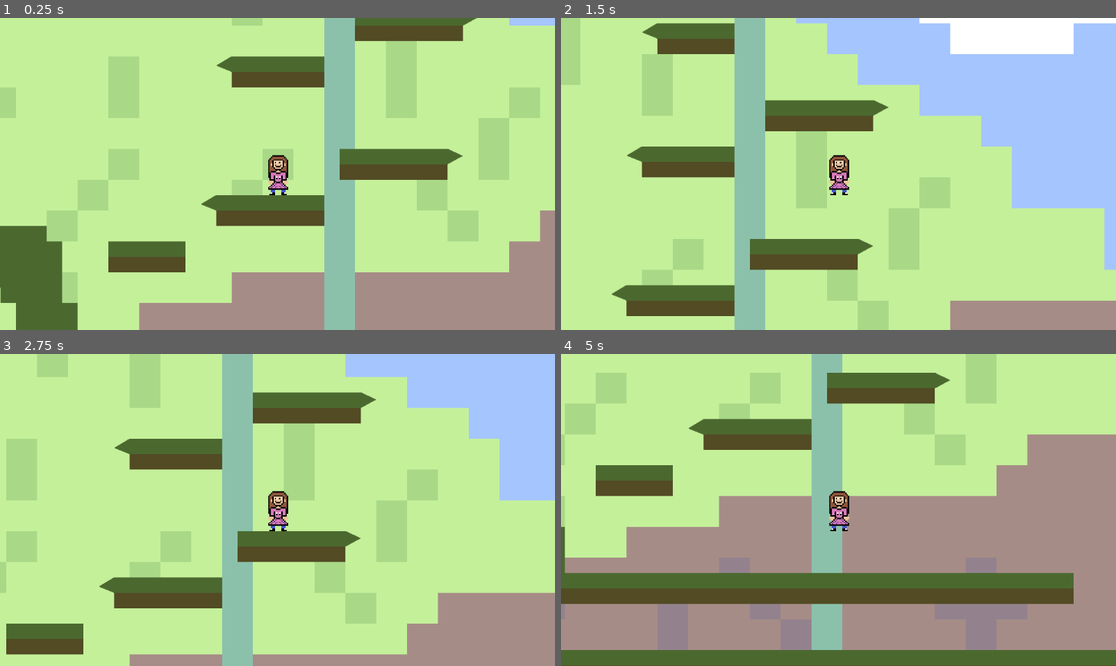
Above: before the commit, frames 1-4 (two rows, left to right).
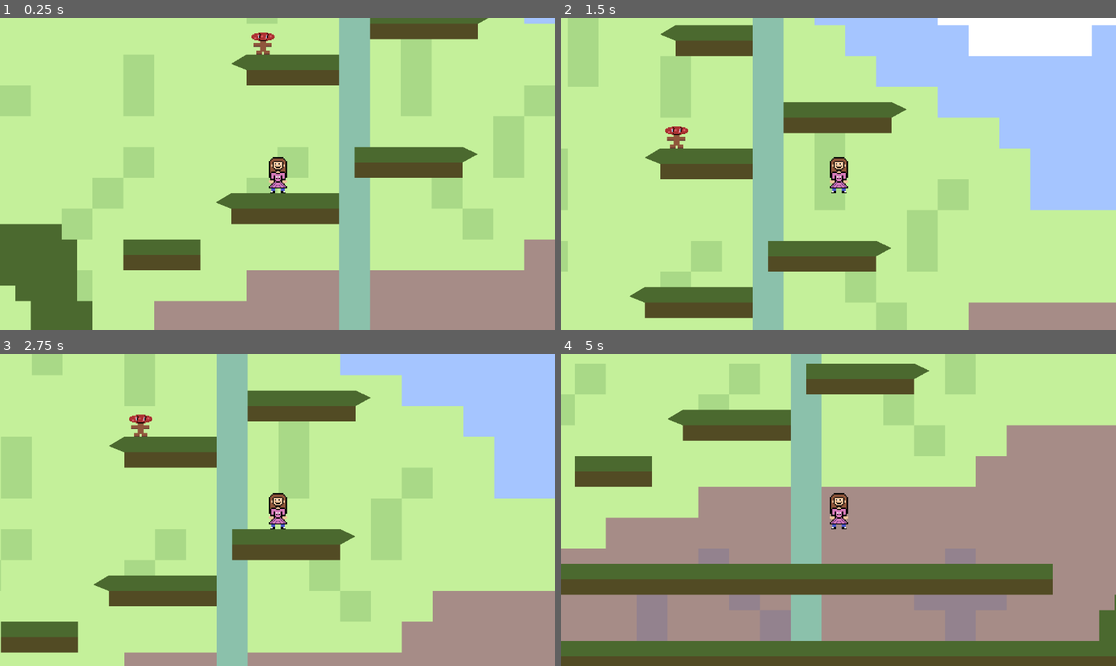
Above: after the commit, the same moments.

Repository: Norgg/rootsploration
Game: Godot game, scene res://game.tscn
Two runs of this game, one before a commit and one after it. Both use one fixed random seed, a clock stepped at 60 frames per second and the inputs below.
Inputs:
- Up to frame 1 (0.25 s): no input
- Up to frame 2 (1.5 s): tap Enter at 0.5 s; hold D (right) 0.53-1.28 s; tap Space (jump) at 0.6, 0.77, 1.07, 1.35 s; hold A (left) from 1.28 s (still down)
- Up to frame 3 (2.75 s): tap Space (jump) at 1.52, 1.82, 2.1 s; release A (left) at 2.03 s; hold D (right) from 2.03 s (still down)
- Up to frame 4 (5 s): tap Space (jump) at 2.85, 3.02, 3.32, 3.6, 3.77, 4.07, 4.35, 4.52, 4.82 s; release D (right) at 3.53 s; hold A (left) from 3.53 s (still down)

The runs differ from the first frame. In frame 1, 19% of the frame differs, in the area x 0-100%, y 0-100%; in frame 2, 22%; in frame 3, 9.1%; in frame 4, 35%.

Commit message:
Shroomies make you respawn, rework controls

Diff:
--- a/game.tscn
+++ b/game.tscn
@@ -1,29 +1,36 @@
-[gd_scene load_steps=7 format=3 uid="uid://dtjhwtj1ke54d"]
+[gd_scene load_steps=10 format=3 uid="uid://dtjhwtj1ke54d"]
 
 [ext_resource type="Texture2D" uid="uid://fen82odamhey" path="res://images/player_holly(girl).png" id="1_v4irv"]
 [ext_resource type="Script" path="res://scripts/Player.gd" id="2_67we3"]
 [ext_resource type="Texture2D" uid="uid://dtf6j5tb4wk28" path="res://images/backround.png" id="3_6ngum"]
 [ext_resource type="TileSet" uid="uid://dl05s284vy5pt" path="res://tile_set.tres" id="4_myshu"]
+[ext_resource type="Texture2D" uid="uid://bpn64enrqvmrr" path="res://images/door.png" id="5_r23g5"]
+[ext_resource type="Texture2D" uid="uid://b5ssos7id88yo" path="res://images/shroomies.png" id="6_p7ia2"]
 
 [sub_resource type="PhysicsMaterial" id="PhysicsMaterial_uinix"]
 friction = 0.0
 
 [sub_resource type="CapsuleShape2D" id="CapsuleShape2D_7h2pm"]
-radius = 20.5
-height = 77.0
+radius = 18.5
+height = 69.0
+
+[sub_resource type="CircleShape2D" id="CircleShape2D_6ibu3"]
+radius = 21.0
 
 [node name="Node2D" type="Node2D"]
 
 [node name="PlayerHolly(girl)" type="RigidBody2D" parent="."]
-position = Vector2(-33, 878)
+position = Vector2(-64, 880)
 physics_material_override = SubResource("PhysicsMaterial_uinix")
+max_contacts_reported = 10
+contact_monitor = true
 can_sleep = false
 lock_rotation = true
 script = ExtResource("2_67we3")
 
 [node name="Sprite" type="Sprite2D" parent="PlayerHolly(girl)"]
 texture_filter = 1
-scale = Vector2(2.75, 2.75)
+scale = Vector2(2.5, 2.5)
 texture = ExtResource("1_v4irv")
 
 [node name="CollisionShape2D" type="CollisionShape2D" parent="PlayerHolly(girl)"]
@@ -44,4 +51,22 @@
 tile_set = ExtResource("4_myshu")
 cell_quadrant_size = 32
 format = 2
-layer_0/tile_data = PackedInt32Array(2949083, 3, 0, 3014619, …(19309 unchanged characters)… 0, -851958, 3, 0, -917477, 131075, 0, -1245157, 131075, 0, -1310693, 131075, 0, -1376229, 131075, 0, -1441765, 131075, 0, -1507301, 131075, 0, -1572837, 131075, 0, -1572836, 131075, 0, -1507300, 131075, 0, -1441764, 131075, 0, -1376228, 131075, 0, -1310692, 131075, 0, -1245156, 131075, 0, -1179620, 131075, 0, -1114084, 131075, 0, -1048548, 131075, 0, -98301 …(5241 unchanged characters)…
+layer_0/tile_data = PackedInt32Array(2949083, 3, 0, 3014619, …(19309 unchanged characters)… 0, -851958, 3, 0, -917477, 131075, 0, -1310693, 131075, 0, -1376229, 131075, 0, -1441765, 131075, 0, -1507301, 131075, 0, -1572837, 131075, 0, -1572836, 131075, 0, -1507300, 131075, 0, -1441764, 131075, 0, -1376228, 131075, 0, -1310692, 131075, 0, -1048548, 131075, 0, -98301 …(5241 unchanged characters)…
+
+[node name="Door" type="Sprite2D" parent="."]
+position = Vector2(928, -560)
+scale = Vector2(1.5, 1.5)
+texture = ExtResource("5_r23g5")
+offset = Vector2(-16, 0)
+
+[node name="Shroomies" type="RigidBody2D" parent="."]
+position = Vector2(-96, 608)
+freeze = true
+
+[node name="Sprite" type="Sprite2D" parent="Shroomies"]
+scale = Vector2(2, 2)
+texture = ExtResource("6_p7ia2")
+
+[node name="CollisionShape2D" type="CollisionShape2D" parent="Shroomies"]
+position = Vector2(2, 9)
+shape = SubResource("CircleShape2D_6ibu3")
--- a/project.godot
+++ b/project.godot
@@ -65,9 +65,10 @@
 
 common/physics_ticks_per_second=100
 common/max_physics_steps_per_frame=20
-2d/default_gravity=2000.0
+2d/default_gravity=1500.0
 
 [rendering]
 
 renderer/rendering_method="mobile"
 environment/defaults/default_clear_color=Color(1, 1, 1, 1)
+textures/canvas_textures/default_texture_filter=0
--- a/scripts/Player.gd
+++ b/scripts/Player.gd
@@ -2,13 +2,42 @@
 
 const move_acc := 3000
 const max_speed := 400
-const jump_impulse := 1000
+const jump_impulse := 800
 var grounded := 0.0
 const air_control := 0.5
 
+var respawn = false
+var start_pos: Vector2
+
 # Called when the node enters the scene tree for the first time.
 func _ready():
-    pass # Replace with function body.
+    start_pos = position
+    connect('body_entered', collided)
+
+
+func collided(body: Node):
+    print('Bumped with: ', body.name)
+    if body.name.begins_with('Shroomies'):
+        respawn = true
+
+
+func _integrate_forces(state: PhysicsDirectBodyState2D):
+    if respawn:
+        state.transform.origin = start_pos
+        state.linear_velocity = Vector2()
+        state.angular_velocity = 0
+        respawn = false
+
+    var move_dir = Vector2()
+    if Input.is_action_pressed('right'):
+        move_dir.x += 1
+    elif Input.is_action_pressed('left'):
+        move_dir.x -= 1
+
+    if grounded:
+        state.linear_velocity.x = lerp(state.linear_velocity.x, move_dir.x * max_speed, 0.5)
+    else:
+        state.linear_velocity.x = lerp(state.linear_velocity.x, move_dir.x * max_speed, 0.02)
 
 
 func check_grounded():
@@ -22,37 +51,38 @@
         if result:
             grounded = 0.1
 
+
 # Called every frame. 'delta' is the elapsed time since the previous frame.
 func _process(delta):
 
     check_grounded()
     grounded = max(grounded - delta, 0)
 
-    var move_dir = Vector2()
-    if Input.is_action_pressed('right'):
-        move_dir.x += 1
-    elif Input.is_action_pressed('left'):
-        move_dir.x -= 1
+    # var move_dir = Vector2()
+    # if Input.is_action_pressed('right'):
+    #     move_dir.x += 1
+    # elif Input.is_action_pressed('left'):
+    #     move_dir.x -= 1
 
-    if move_dir.length() < 0.001 and grounded > 0:
-        physics_material_override.friction = 5
-        linear_damp = 1
-    else:
-        linear_damp = 0
-        physics_material_override.friction = 0
+    # if move_dir.length() < 0.001 and grounded > 0:
+    #     physics_material_override.friction = 5
+    #     linear_damp = 1
+    # else:
+    #     linear_damp = 0
+    #     physics_material_override.friction = 0
 
-    var impulse = move_dir * move_acc * delta * mass
+    # var impulse = move_dir * move_acc * delta * mass
 
-    if linear_velocity.length() > max_speed:
-        if sign(impulse.x) == sign(linear_velocity.x):
-            impulse.x = 0
-        if sign(impulse.y) == sign(linear_velocity.y):
-            impulse.y = 0
+    # if linear_velocity.length() > max_speed:
+    #     if sign(impulse.x) == sign(linear_velocity.x):
+    #         impulse.x = 0
+    #     if sign(impulse.y) == sign(linear_velocity.y):
+    #         impulse.y = 0
 
-    if !grounded:
-        impulse *= air_control
+    # if !grounded:
+    #     impulse *= air_control
 
-    apply_central_impulse(impulse)
+    # apply_central_impulse(impulse)
 
     if Input.is_action_just_pressed('jump') and grounded > 0:
         apply_central_impulse(Vector2(0, -jump_impulse * mass))
Not shown, added: images/door.png.import
Binary file changed: images/shroomies.png
